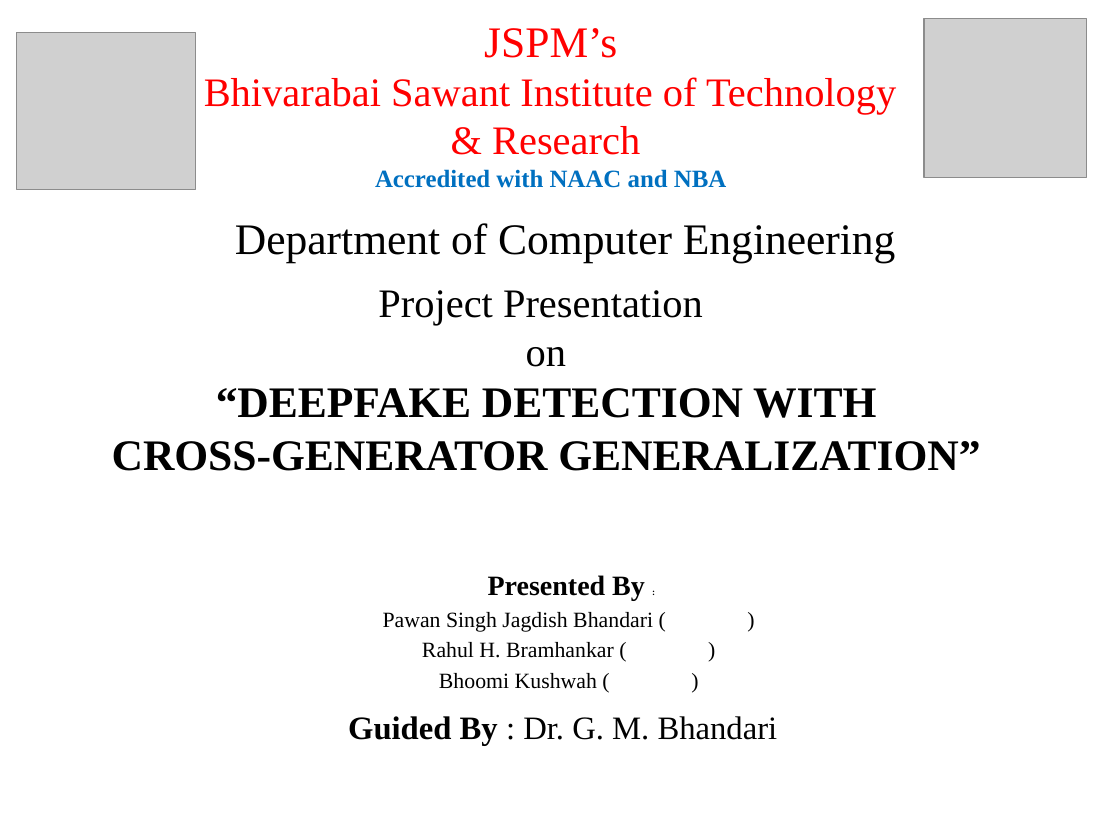
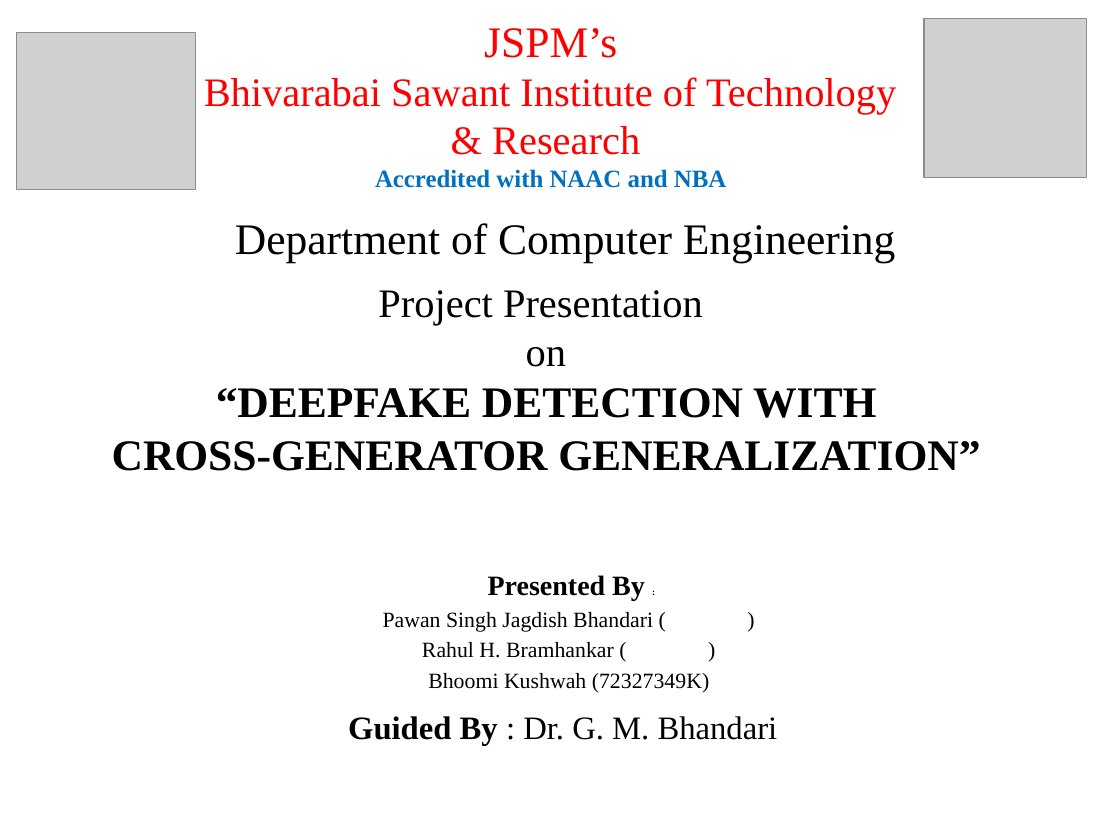
Before and after one commit to PawanBhandari03/DeepFake-Detection-Using-CrossGeneratorGeneralization, a slide deck: slide 1 of paper/reports/presentation/Final_Project_Presentation.pptx. Drawn at 1120x840 pixels with LibreOffice and Linux fonts; fonts in the diff are those of the drawing; grey boxes stand for pictures. Boxes give left, top, right and bottom in pixels: in the first picture for what was removed or moved away, otherwise in the second. Text is boxed around its words. In the diff, an @@ line names an element or a change of style, - is before the commit and + after.

```diff
--- a/paper/reports/presentation/Final_Project_Presentation.pptx
+++ b/paper/reports/presentation/Final_Project_Presentation.pptx
@@ text at [428,673,710,693]: text changed @@
-Bhoomi Kushwah ( )
+Bhoomi Kushwah (72327349K)
```
Also in this commit, not shown: 8 other files.
